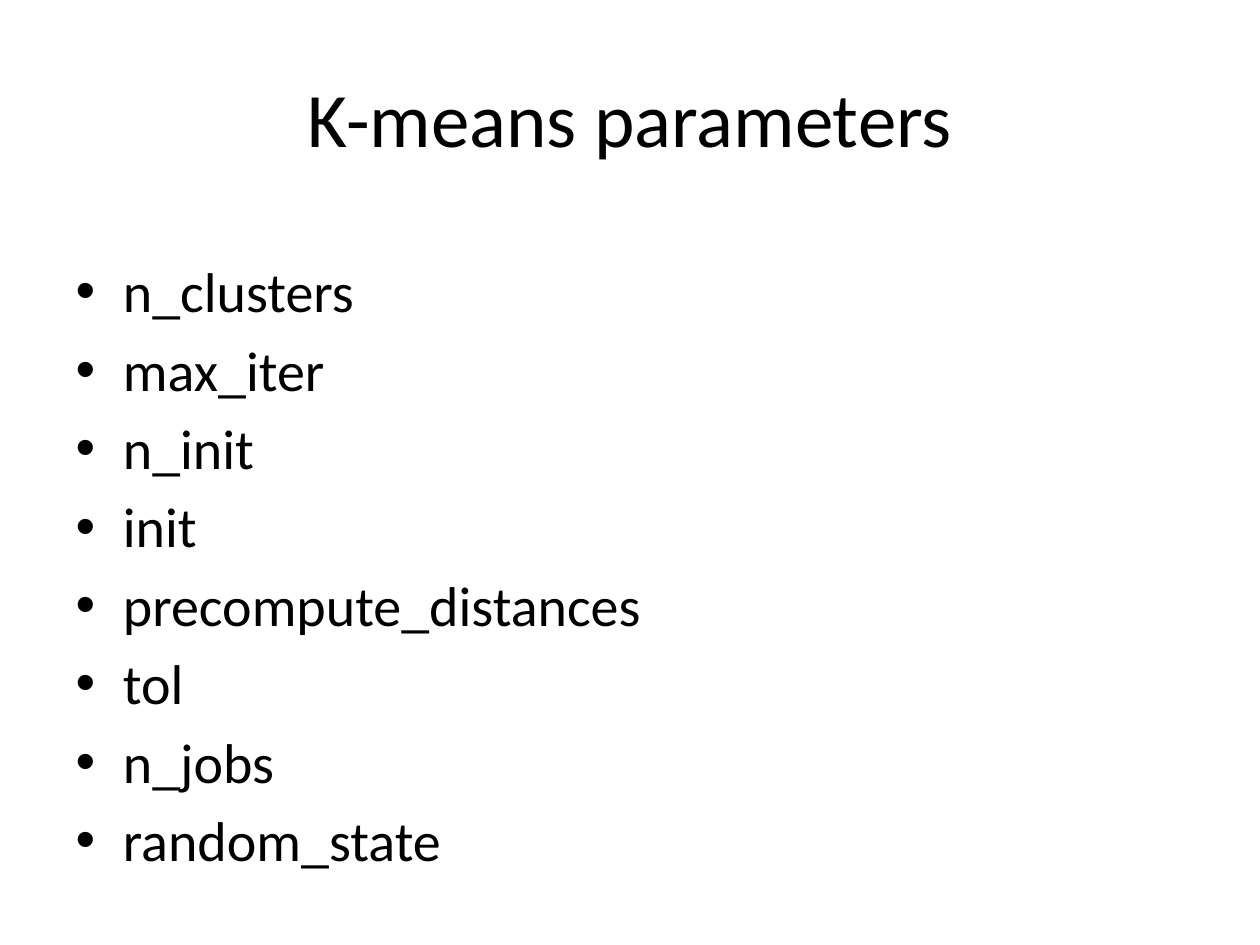
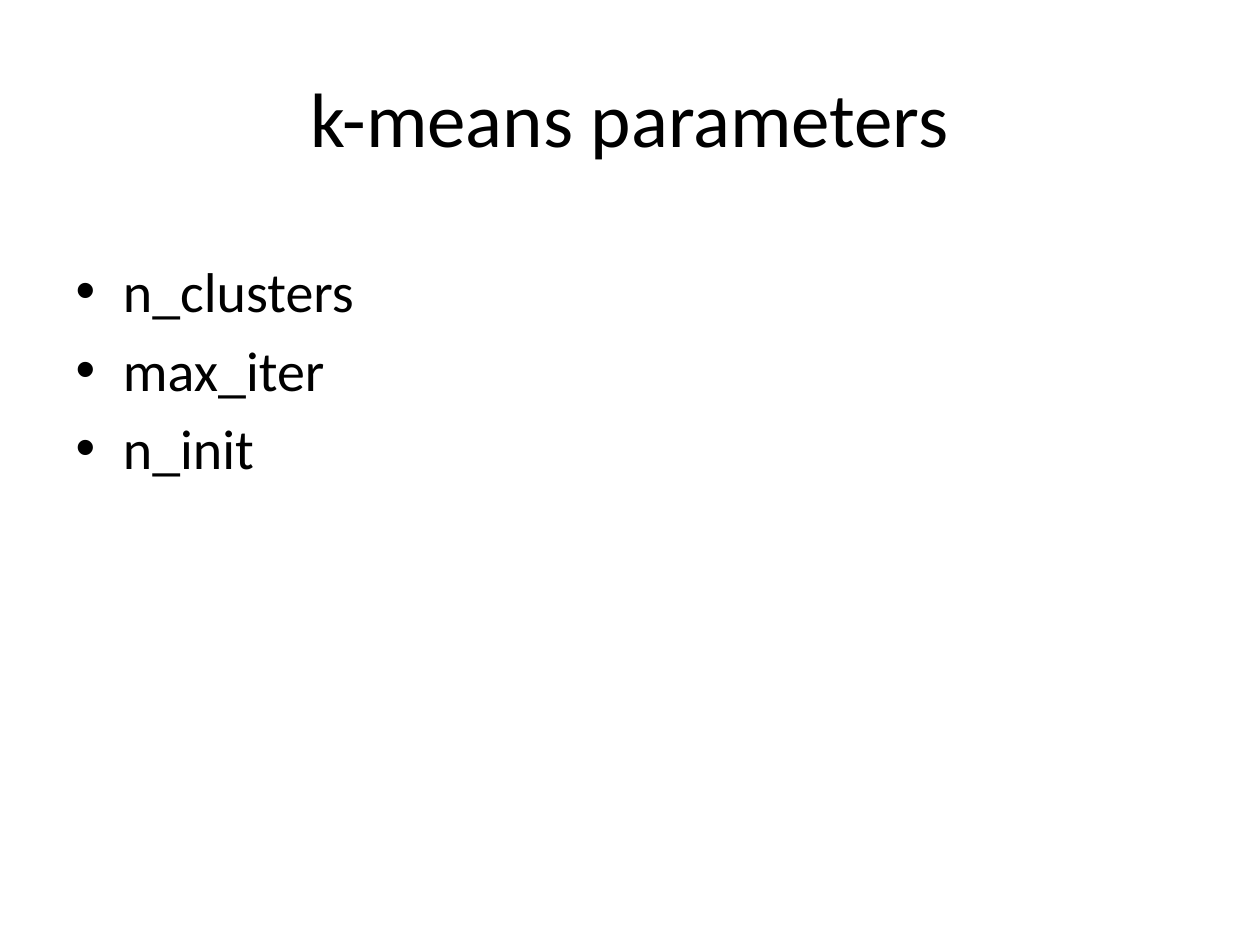
Before and after one commit to kalyanar/machine-learning-video, a slide deck: slide 7 of slides/9_kmeans.pptx (slide 9 before the commit). Drawn at 1260x945 pixels with LibreOffice and Linux fonts; fonts in the diff are those of the drawing. Boxes give left, top, right and bottom in pixels: in the first picture for what was removed or moved away, otherwise in the second. Text is boxed around its words. In the diff, an @@ line names an element or a change of style, - is before the commit and + after.

```diff
--- a/slides/9_kmeans.pptx
+++ b/slides/9_kmeans.pptx
@@ title at <box>311,93,949,160</box>: text changed @@
-K-means parameters
+k-means parameters
@@ text at <box>123,508,641,869</box>: paragraphs removed @@
-• init
-• precompute_distances
-• tol
-• n_jobs
-• random_state
```
Also in this commit, not shown: 5 other slides changed, 5 slides removed, 15 other files.
